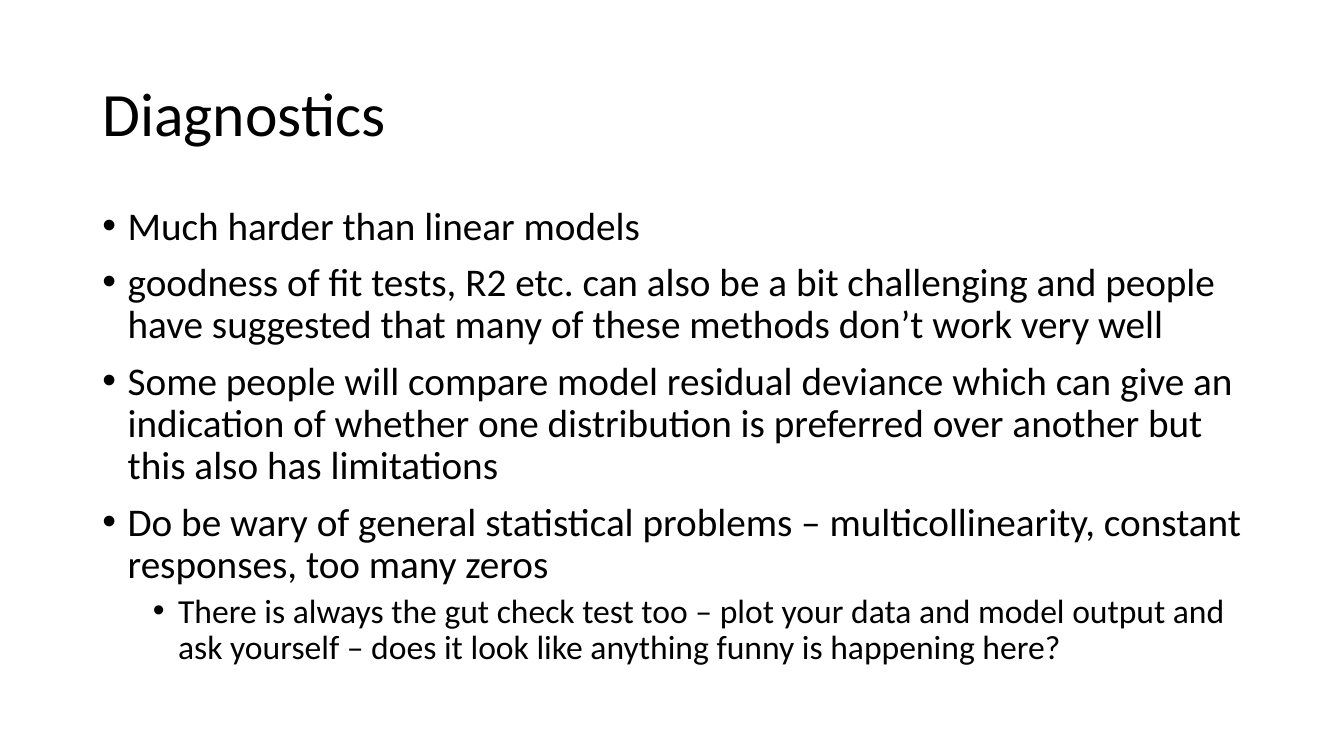
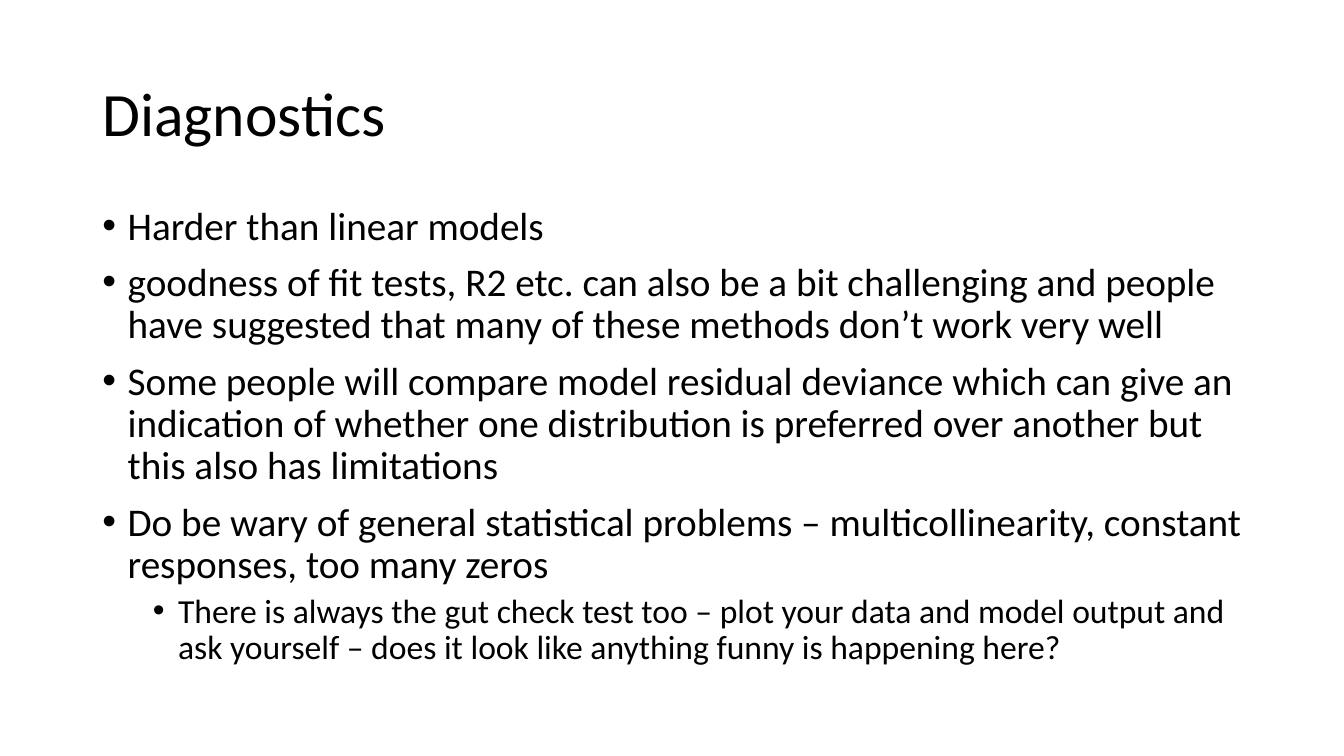
Before and after one commit to VTQuantMethodsEEB/klangwig, a slide deck: slide 41 of lectures/week_10_glms/le10_glms.pptx (slide 40 before the commit). Drawn at 1344x756 pixels with LibreOffice and Linux fonts; fonts in the diff are those of the drawing. Boxes give left, top, right and bottom in pixels: in the first picture for what was removed or moved away, otherwise in the second. Text is boxed around its words. In the diff, an @@ line names an element or a change of style, - is before the commit and + after.

```diff
--- a/lectures/week_10_glms/le10_glms.pptx
+++ b/lectures/week_10_glms/le10_glms.pptx
@@ text at [128,212,544,241]: text changed @@
-• Much harder than linear models
+• Harder than linear models
```
Also in this commit, not shown: 5 other slides changed, 3 slides added, 2 other files.
